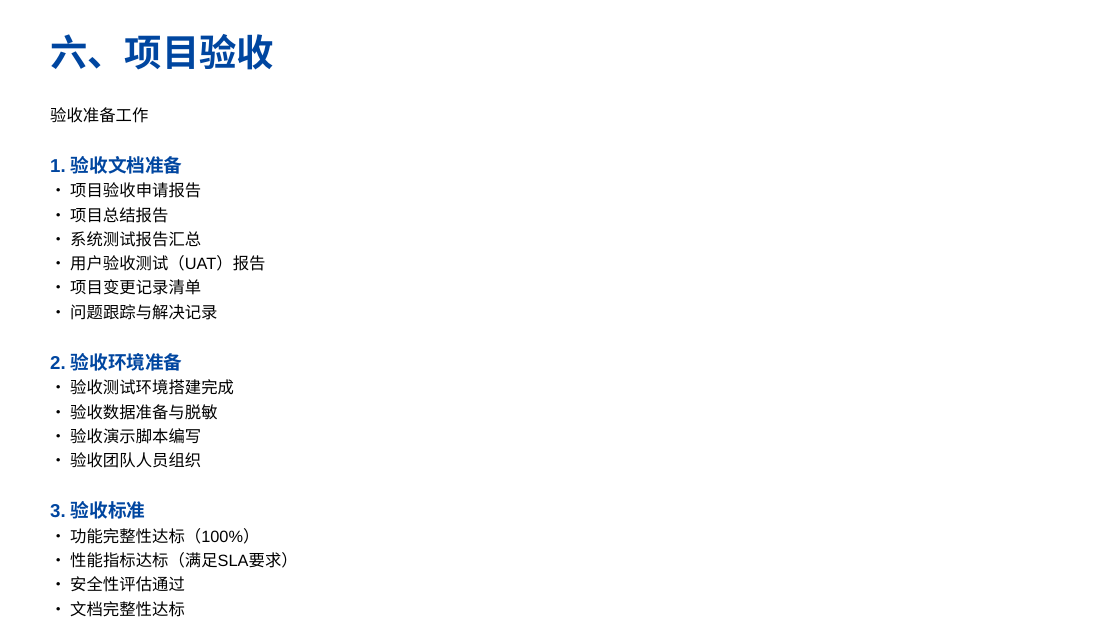
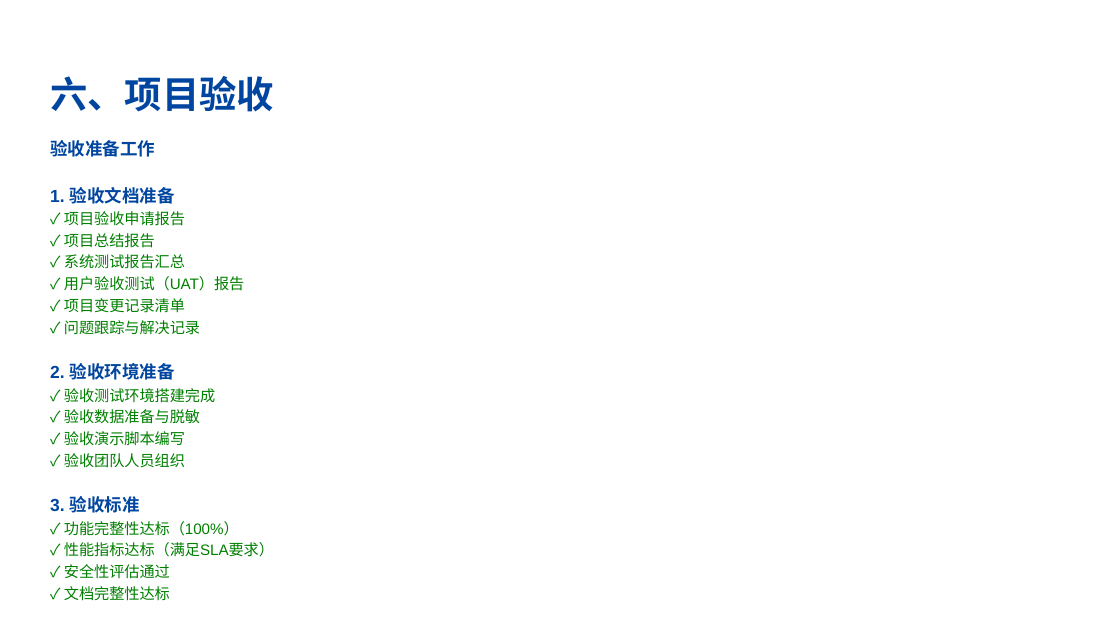
Before and after one commit to ctrlaomao/bjstarfish, a slide deck: slide 11 of report_ppt/融合.pptx. Drawn at 1120x630 pixels with LibreOffice and Linux fonts; fonts in the diff are those of the drawing; background and template pictures are left out. Boxes give left, top, right and bottom in pixels: in the first picture for what was removed or moved away, otherwise in the second. Text is boxed around its words. In the diff, an @@ line names an element or a change of style, - is before the commit and + after.

```diff
--- a/report_ppt/融合.pptx
+++ b/report_ppt/融合.pptx
@@ text "六、项目验收": place and size @@
-text "六、项目验收" at [50, 34, 274, 70]
+text "六、项目验收" at [50, 76, 274, 112]
@@ text "验收准备工作": place and size @@
-text "验收准备工作" at [50, 107, 297, 592]
+text "验收准备工作" at [50, 140, 274, 601]
@@ text at [50, 140, 175, 513]: size 14 to 15 pt, text colour #000000 to #0046A0, bold on in "验收准备工作"; size 16 to 15 pt in "1. 验收文档准备", "2. 验收环境准备", "3. 验收标准"; less space between paragraphs @@
@@ text at [64, 211, 244, 335]: text changed; size 14 to 13 pt; text colour #000000 to #008000 @@
-• 项目验收申请报告
-• 项目总结报告
-• 系统测试报告汇总
-• 用户验收测试（UAT）报告
-• 项目变更记录清单
-• 问题跟踪与解决记录
+✓ 项目验收申请报告
+✓ 项目总结报告
+✓ 系统测试报告汇总
+✓ 用户验收测试（UAT）报告
+✓ 项目变更记录清单
+✓ 问题跟踪与解决记录
@@ text at [64, 388, 215, 468]: text changed; size 14 to 13 pt; text colour #000000 to #008000 @@
-• 验收测试环境搭建完成
-• 验收数据准备与脱敏
-• 验收演示脚本编写
-• 验收团队人员组织
+✓ 验收测试环境搭建完成
+✓ 验收数据准备与脱敏
+✓ 验收演示脚本编写
+✓ 验收团队人员组织
@@ text at [64, 521, 274, 601]: text changed; size 14 to 13 pt; text colour #000000 to #008000 @@
-• 功能完整性达标（100%）
-• 性能指标达标（满足SLA要求）
-• 安全性评估通过
-• 文档完整性达标
+✓ 功能完整性达标（100%）
+✓ 性能指标达标（满足SLA要求）
+✓ 安全性评估通过
+✓ 文档完整性达标
```
Also in this commit, not shown: 15 other slides changed, 1 other file.
